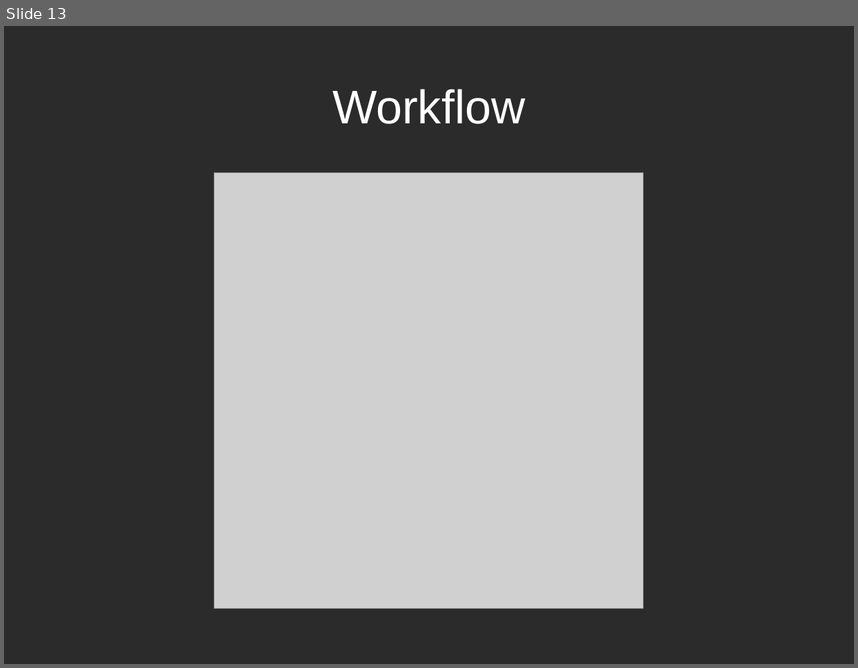
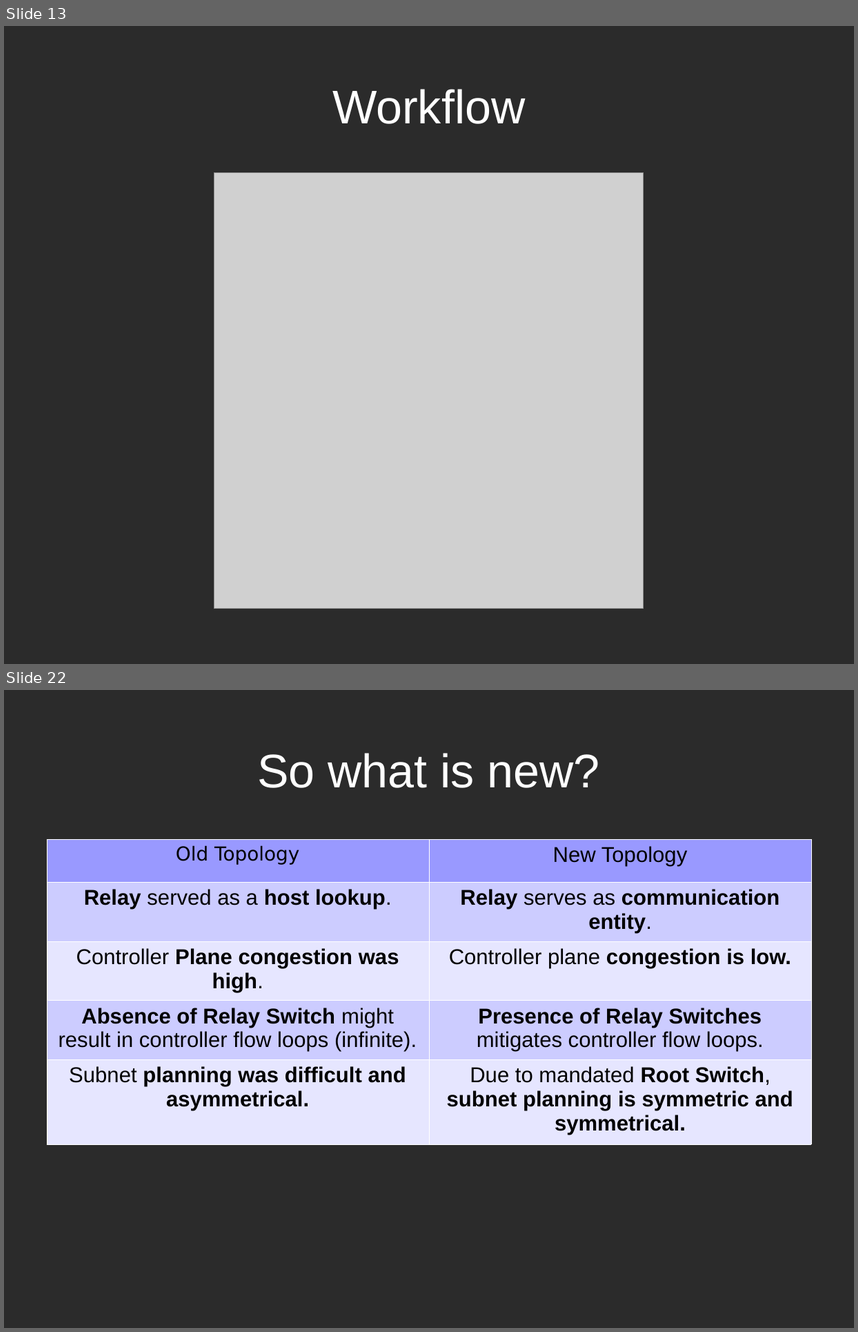
Before and after one commit to r0ck3r008/sdn-proj, a slide deck: reviews/SDN presentation.odp. Shown one above the other, each under a label of ours: slide 13 before the commit, slides 13 and 22 after it; the slides between them are not shown. The pictures are 858x668 and 858x1332 pixels, drawn with LibreOffice and Linux fonts; fonts in the diff are those of the drawing; grey boxes stand for pictures; background and template pictures are left out; a plain dark background stands for a picture behind light text. Boxes give left, top, right and bottom in pixels: in the first picture for what was removed or moved away, otherwise in the second. Text is boxed around its words. In the diff, an @@ line names an element or a change of style, - is before the commit and + after.

```diff
--- a/reviews/SDN presentation.odp
+++ b/reviews/SDN presentation.odp
@@ slide 22 added at <box>4,690,854,1328</box>, background picture (left out) @@
@@ title added at <box>257,753,600,788</box>, 44 pt, text #FFFFFF @@
+So what is new?
@@ table added at <box>46,839,812,1137</box>, 5 rows, 2 columns @@
+Old Topology | New Topology
+Relay served as a host lookup. | Relay serves as communication entity.
+Controller Plane congestion was high. | Controller plane congestion is low.
+Absence of Relay Switch might result in controller flow loops (infinite). | Presence of Relay Switches mitigates controller flow loops.
+Subnet planning was difficult and asymmetrical. | Due to mandated Root Switch, subnet planning is symmetric and symmetrical.
```
Also in this commit, not shown: 4 slides changed, 9 other slides added, 1 other file.
